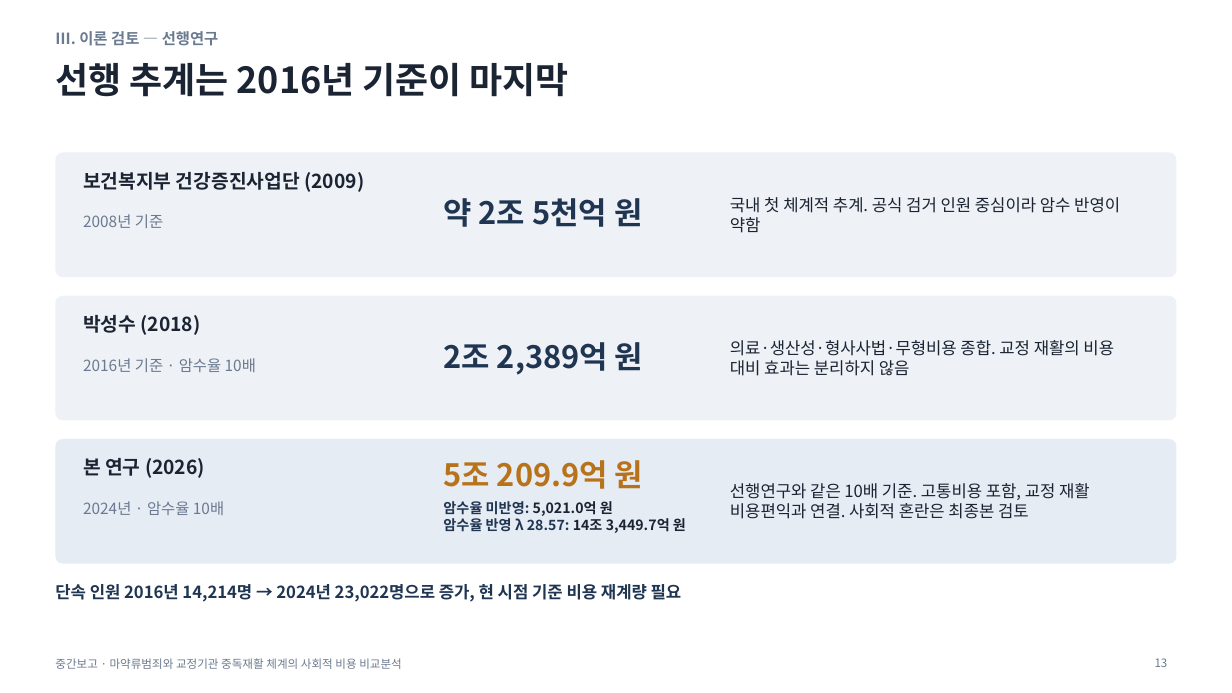
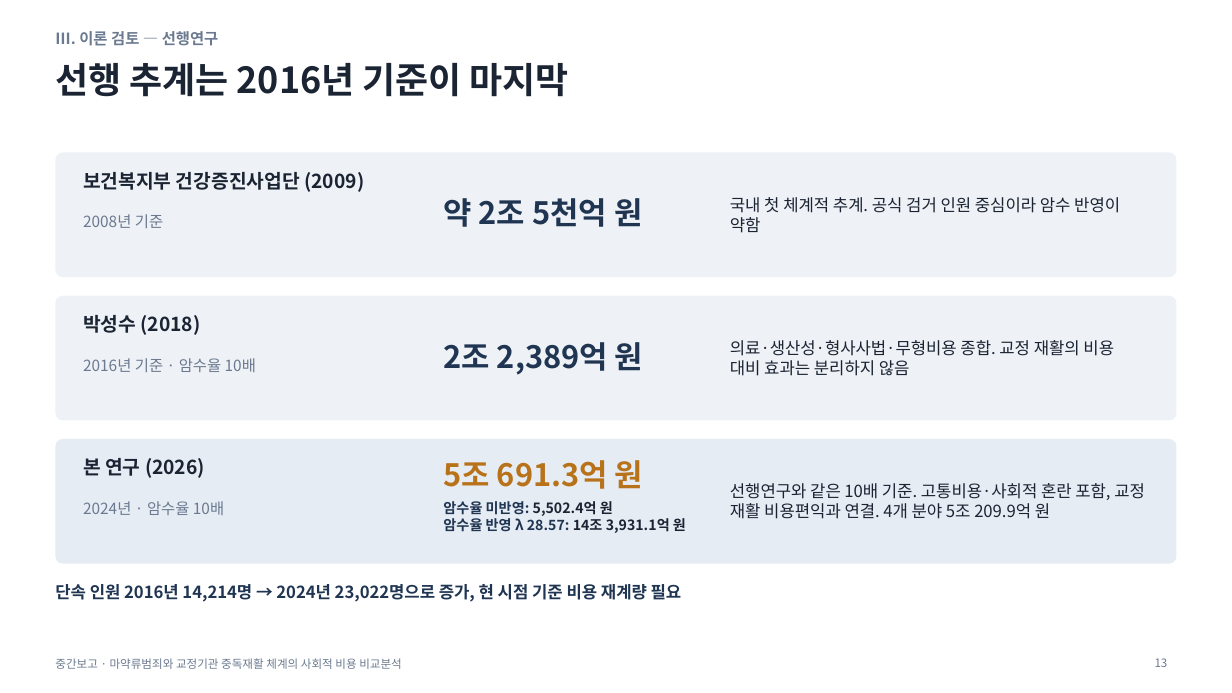
Before and after one commit to adminmrobo/drug-crime-social-cost, a slide deck: slide 13 of deliverables/중간보고_마약류사회적비용.pptx. Drawn at 1232x693 pixels with LibreOffice and Linux fonts; fonts in the diff are those of the drawing. Boxes give left, top, right and bottom in pixels: in the first picture for what was removed or moved away, otherwise in the second. Text is boxed around its words. In the diff, an @@ line names an element or a change of style, - is before the commit and + after.

Commit message:
사회적 혼란·기타 반영(2024 확정), 2025년 시산판 요약본·슬라이드·엑셀 추가

```diff
--- a/deliverables/중간보고_마약류사회적비용.pptx
+++ b/deliverables/중간보고_마약류사회적비용.pptx
@@ text at box(443, 460, 643, 489): text changed @@
-5조 209.9억 원
+5조 691.3억 원
@@ text at box(443, 501, 686, 533): text changed @@
-암수율 미반영: 5,021.0억 원
-암수율 반영 λ 28.57: 14조 3,449.7억 원
+암수율 미반영: 5,502.4억 원
+암수율 반영 λ 28.57: 14조 3,931.1억 원
@@ text at box(730, 483, 1145, 519): text changed @@
-선행연구와 같은 10배 기준. 고통비용 포함, 교정 재활 비용편익과 연결. 사회적 혼란은 최종본 검토
+선행연구와 같은 10배 기준. 고통비용·사회적 혼란 포함, 교정 재활 비용편익과 연결. 4개 분야 5조 209.9억 원
```
Also in this commit, not shown: 12 other slides changed, 14 other files.
